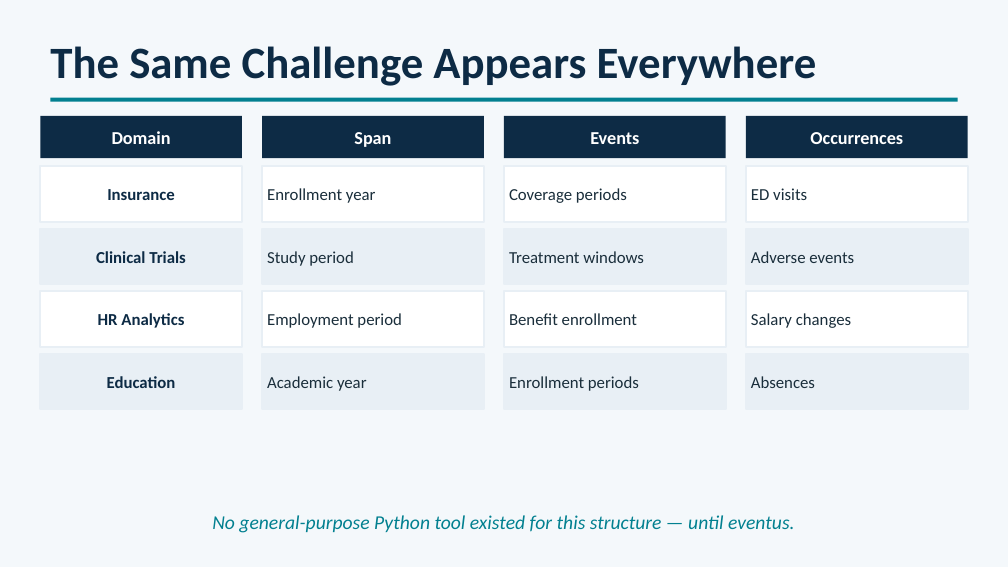
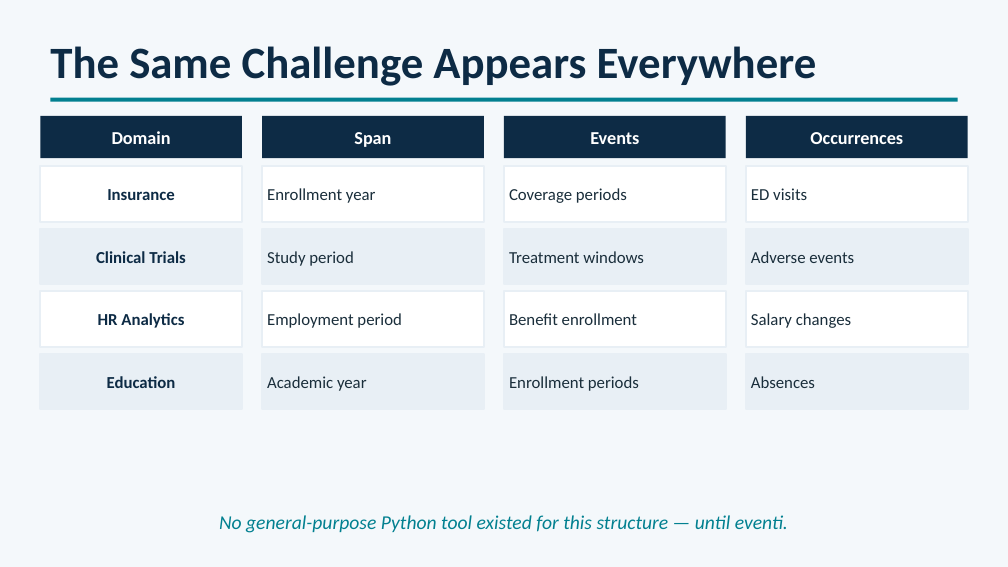
Before and after one commit to djarenas/eventus, a slide deck: slide 10 of eventus_architecture.pptx (slide 4 before the commit). Drawn at 1008x567 pixels with LibreOffice and Linux fonts; fonts in the diff are those of the drawing. Boxes give left, top, right and bottom in pixels: in the first picture for what was removed or moved away, otherwise in the second. Text is boxed around its words. In the diff, an @@ line names an element or a change of style, - is before the commit and + after.

```diff
--- a/eventus_architecture.pptx
+++ b/eventus_architecture.pptx
@@ text at (x1=219, y1=515, x2=788, y2=533): text changed @@
-No general-purpose Python tool existed for this structure — until eventus.
+No general-purpose Python tool existed for this structure — until eventi.
```
Also in this commit, not shown: 6 other slides changed, 6 slides added.
